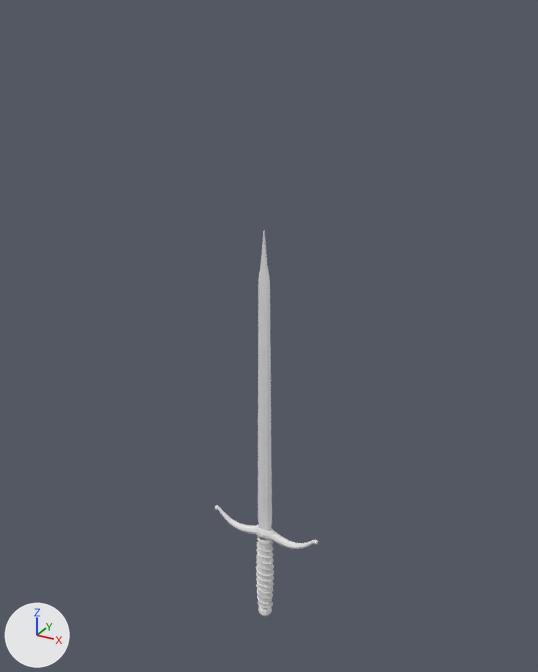
One commit to the OBJ model src/main/resources/assets/hexgodofstories/models/deceiver.obj: the scene before it, then after it.
One viewpoint serves both versions: a camera (50 mm lens) standing at (0.956, -1.711, 1.598) and looking at (-0.019, 0.062, 0.712). Arrows for +X, +Y and +Z are at lower left; the lights stay in place. The older version comes first. Where no turn or scale is listed for an object, it has been applied to the vertices. Vertices at exactly the same position are counted once.

Objects in the first picture: 'deceiver'.
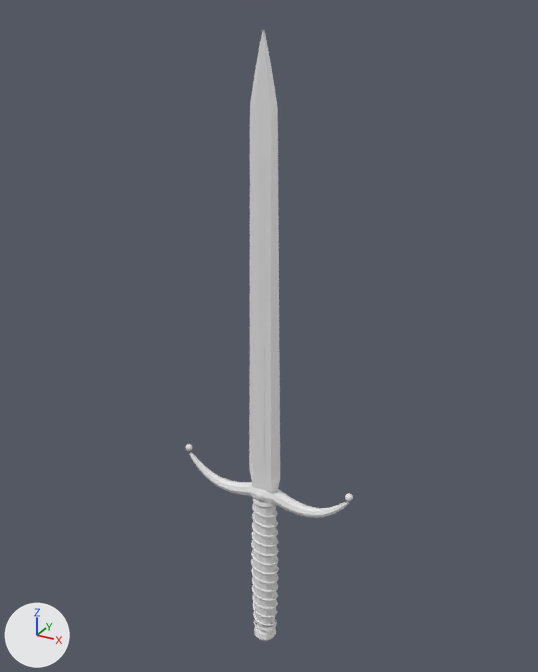
What the commit changed:
me_deceiver is used by ob_deceiver; location (0.0, 0.0, 0.0).
me_deceiver had 1843 vertices, 1682 faces and spanned x -0.189..0.189, y -0.027..0.026, z -0.305..1.05.
me_deceiver now has 2103 vertices, 1938 faces and spans x -0.295..0.295, y -0.04..0.04, z -0.415..1.55.
me_deceiver part 1: the loose piece of 70 vertices spanning x -0.189..-0.175, y -0.007..0.008, z 0.071..0.086 is scaled about its middle by 1.57, then moved by (-0.102, 0.0, 0.203).
me_deceiver part 2: the loose piece of 70 vertices spanning x 0.175..0.189, y -0.007..0.008, z 0.071..0.086 is scaled about its middle by 1.57, then moved by (0.102, 0.0, 0.203).
me_deceiver part 3: the loose piece of 70 vertices spanning x -0.009..0.009, y -0.024..-0.015, z 0.04..0.056 is scaled about its middle by 1.47, then moved by (0.0, -0.01, 0.157).
me_deceiver part 4: the loose piece of 36 vertices spanning x -0.026..0.026, y -0.023..0.023, z 0.012..0.03 is scaled about its middle by (1.56, 1.56, 1.21), then moved by (0.0, 0.0, 0.154).
me_deceiver part 5: the loose piece of 36 vertices spanning x -0.027..0.027, y -0.024..0.024, z -0.258..-0.242 is scaled about its middle by (1.52, 1.52, 1.19), then moved by (0.0, 0.0, -0.087).
me_deceiver part 6: the loose piece of 50 vertices spanning x -0.023..0.023, y -0.024..0.024, z -0.3..-0.258 is scaled about its middle by (1.61, 1.61, 1.45), then moved by (0.0, 0.0, -0.095).
me_deceiver part 7: the loose piece of 805 vertices spanning x -0.031..0.031, y -0.027..0.026, z -0.238..0.01 is rebuilt with 60 vertices and now spans x -0.042..0.042, y -0.035..0.035, z -0.33..0.172.
me_deceiver part 8: the loose piece of 132 vertices spanning x -0.026..0.026, y -0.011..0.011, z 0.066..1.05 is rebuilt with 144 vertices and now spans x -0.055..0.055, y -0.019..0.019, z 0.225..1.55.
me_deceiver part 9: the loose piece of 26 vertices spanning x -0.005..0.005, y -0.01..-0.005, z 0.13..0.85 is rebuilt with 30 vertices and now spans x -0.009..0.009, y -0.018..-0.008, z 0.32..1.24.
me_deceiver part 10: a new loose piece of 1045 vertices spanning x -0.047..0.047, y -0.04..0.04, z -0.323..0.167.
me_deceiver part 11: a new loose piece of 136 vertices spanning x -0.284..-0.023, y -0.023..0.023, z 0.164..0.263.
me_deceiver part 12: a new loose piece of 136 vertices spanning x 0.023..0.284, y -0.023..0.023, z 0.164..0.263.
me_deceiver part 13: a new loose piece of 50 vertices spanning x -0.062..0.062, y -0.031..0.031, z 0.18..0.228.
me_deceiver part 14: the loose piece of 136 vertices spanning x -0.182..-0.015, y -0.014..0.015, z 0.021..0.087 is deleted.
Part 15, on me_deceiver:
246 vertices are removed from x -0.04..0.182, y -0.023..0.023, z -0.245..0.087.
216 faces are deleted.
Other edits to the shape of me_deceiver do not show in these pictures.

Pixel boxes (x1, y1, x2, y2) of what changed, in the pictures (538 x 672 px; the box of a moved part takes in the faces that stretch with it):
'deceiver', reshaped (62% wider, 58% taller): before (215, 230, 318, 616); after (186, 30, 353, 641)
part 1 of me_deceiver, moved or reshaped: before (215, 505, 218, 510); after (186, 444, 192, 451)
part 2 of me_deceiver, moved or reshaped: before (314, 540, 318, 544); after (345, 493, 353, 501)
part 3 of me_deceiver, moved or reshaped: before (260, 533, 264, 537); after (257, 493, 264, 500)
part 4 of me_deceiver, moved or reshaped: before (257, 536, 272, 545); after (252, 497, 276, 508)
part 5 of me_deceiver, moved or reshaped: before (257, 601, 273, 609); after (253, 619, 277, 631)
part 6 of me_deceiver, moved or reshaped: before (258, 606, 272, 616); after (254, 624, 276, 641)
part 7 of me_deceiver, rebuilt (32% wider, 98% taller): before (256, 539, 274, 604); after (253, 498, 277, 628)
part 8 of me_deceiver, rebuilt (113% wider, 53% taller): before (258, 230, 272, 531); after (249, 30, 280, 492)
part 9 of me_deceiver, rebuilt (100% wider, 43% taller): before (262, 301, 264, 513); after (259, 160, 264, 464)
part 10 of me_deceiver, added: after (251, 500, 279, 626)
part 11 of me_deceiver, added: after (189, 452, 252, 496)
part 12 of me_deceiver, added: after (273, 489, 349, 518)
part 13 of me_deceiver, added: after (249, 484, 279, 503)
part 14 of me_deceiver, deleted: before (217, 506, 256, 534)
part 15 of me_deceiver, deleted: before (254, 525, 316, 606)
